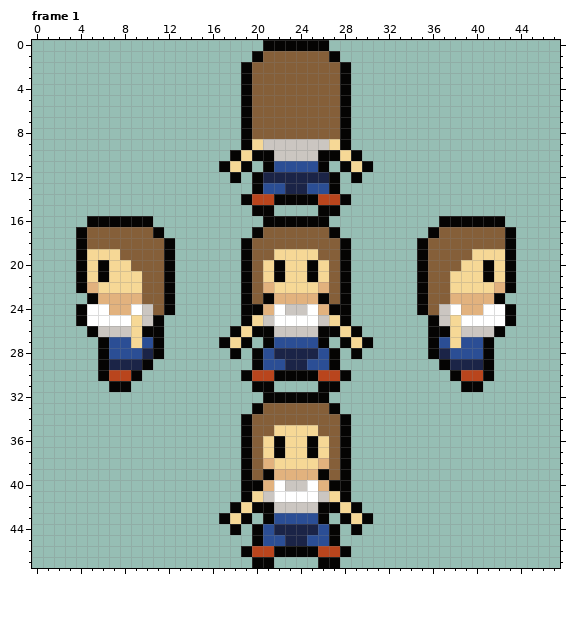
Two versions of one pixel-art file, art/characters/playerD.aseprite. The picture above is the old version.
48x48 pixels, 5 frames. Shown: frame 1. The commit also changed other frames, which this record leaves out.
New version:
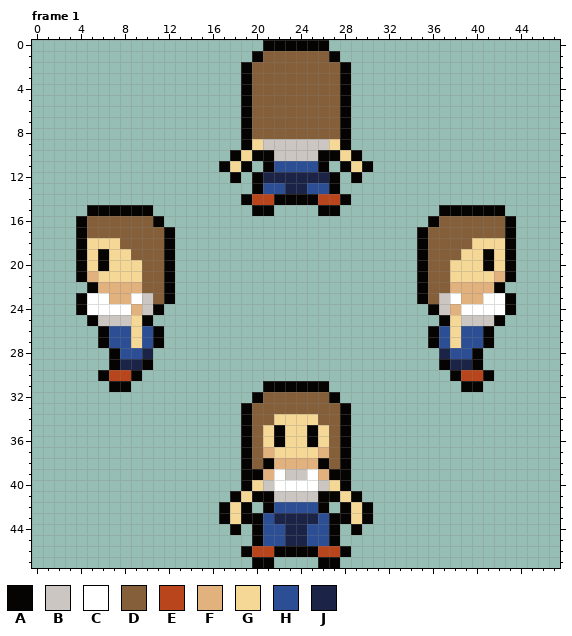
Palette (. is transparent): A #050403  B #cbc6c1  C #ffffff  D #855f39  E #b9451d  F #e2b27e  G #f6d896  H #2b4e95  J #1b2447
Difference:
layer "Layer 1 #2" added
Changed rows in their new state; - is an unchanged pixel.
Frame 1, layers "Layer 1 #2", "Layer 1":
first column x 4:
15 -AAAAAA--------------------------AAAAAA-
16 ADDDDDDA---------......---------ADDDDDDA
17 -------DA-------........-------AD-------
18 -GGG-----------..........-----------GGG-
19 --A-G----------..........----------G-A--
20 -----G---------..........---------G-----
21 -FG------------..........------------GF-
22 .AFFFF---------..........---------FFFFA.
23 ACC--CB--------..........--------BC--CCA
24 ---CCF-A.------..........------.A-FCC---
25 .ABBB-A.-------..........-------.A-BBBA.
26 -.AHH-H-------............-------H-HHA.-
27 -------------...-......-...-------------
28 --.A---.------.-........-.------.---A.--
29 --.A------------........------------A.--
30 ---------------..........---------------
31 ----------------.-AAAA-.----------------
32 ----------------ADDDDDDA----------------
33 ---------------AD------DA---------------
34 ------------------GGGG------------------
35 -----------------GA--AG-----------------
37 -----------------FG--GF-----------------
38 -----------------AFFFFA-----------------
39 ----------------AFCBBCFA----------------
40 ----------------GB-CC-BG----------------
41 --------------AGAABBBBAAGA--------------
42 -------------AGA.-HHHH-.AGA-------------
43 ----------------AHJJJJHA----------------
44 ------------------H--H------------------
